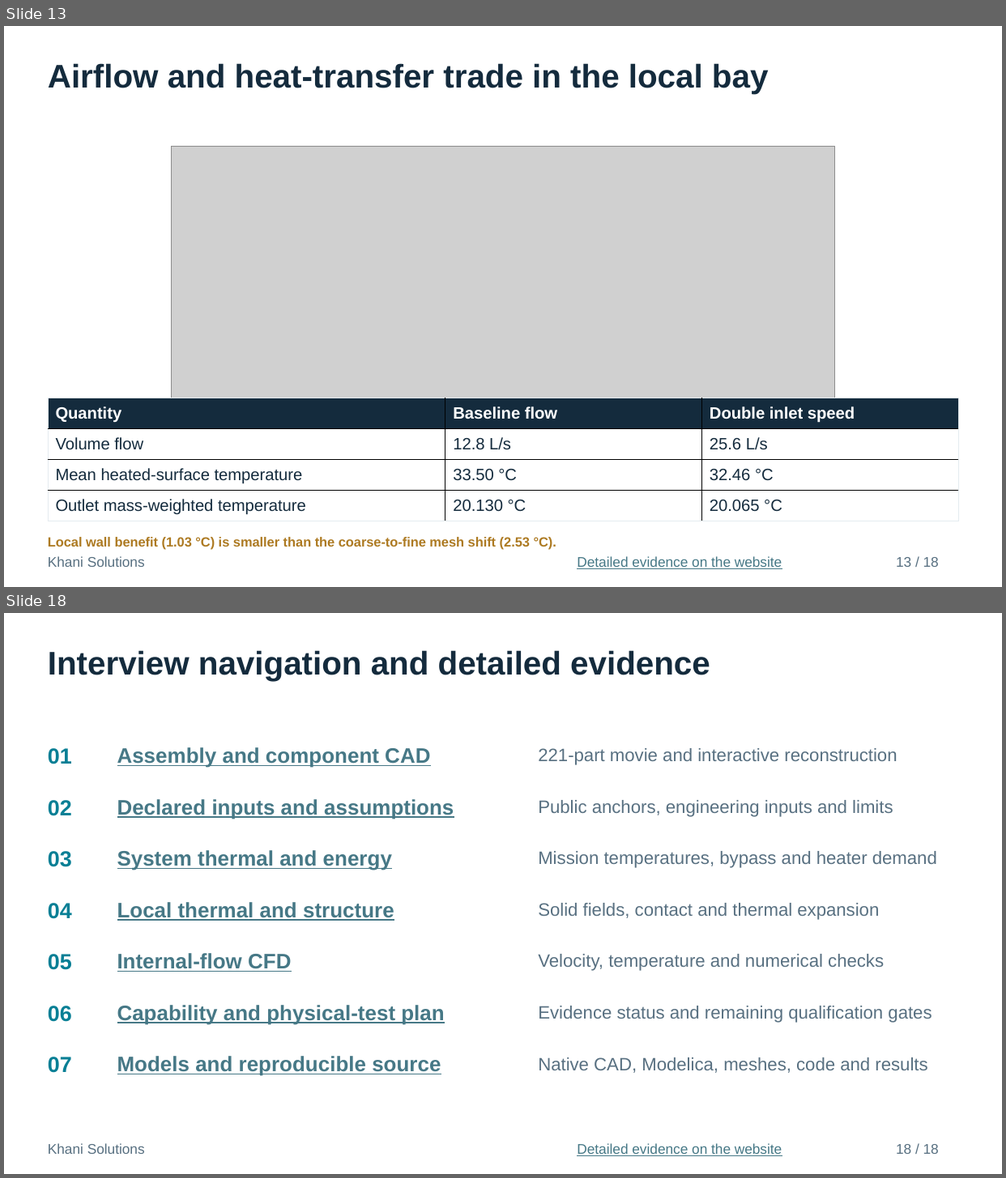
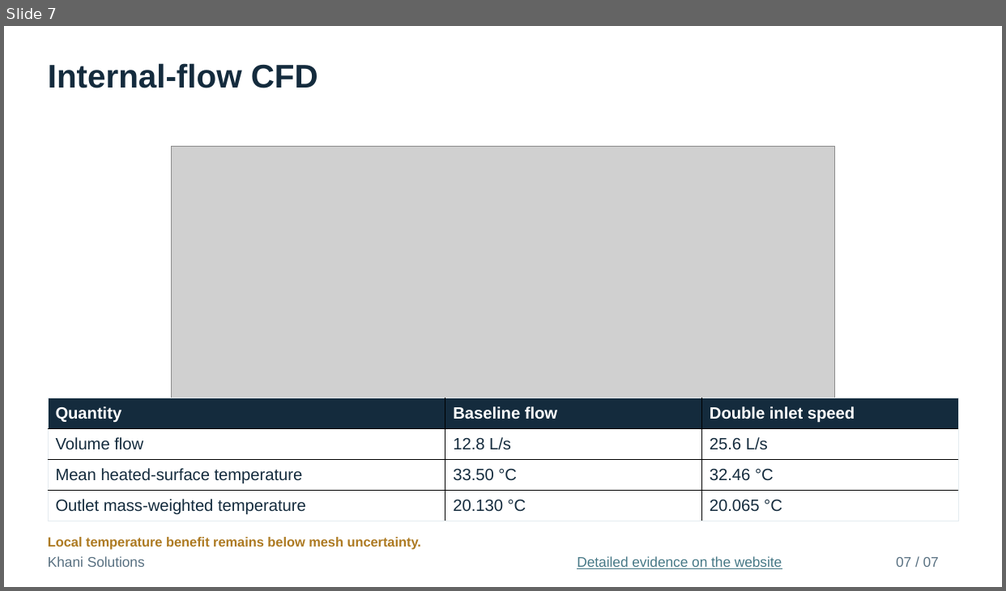
Before and after one commit to mrkhani88/khani-solutions-site, a slide deck: assets/studies/vast-haven-1/interview/Haven1_Thermal_Engineering_Interview.pptx. Shown one above the other, each under a label of ours: slides 13 and 18 before the commit, slide 7 after it; the slides between them are not shown. The pictures are 1006x1178 and 1006x591 pixels, drawn with LibreOffice and Linux fonts; fonts in the diff are those of the drawing; grey boxes stand for pictures. Boxes give left, top, right and bottom in pixels: in the first picture for what was removed or moved away, otherwise in the second. Text is boxed around its words. In the diff, an @@ line names an element or a change of style, - is before the commit and + after.

```diff
--- a/assets/studies/vast-haven-1/interview/Haven1_Thermal_Engineering_Interview.pptx
+++ b/assets/studies/vast-haven-1/interview/Haven1_Thermal_Engineering_Interview.pptx
@@ slide 18 removed at (4, 613, 1002, 1174), background #FFFFFF @@
@@ text removed at (48, 650, 710, 681) @@
-Interview navigation and detailed evidence
@@ text removed at (48, 748, 72, 764) @@
-01
@@ text removed at (117, 747, 430, 768) @@
-Assembly and component CAD
@@ text removed at (538, 748, 897, 765) @@
-221-part movie and interactive reconstruction
@@ text removed at (48, 800, 72, 816) @@
-02
@@ text removed at (117, 799, 454, 820) @@
-Declared inputs and assumptions
@@ text removed at (538, 800, 893, 817) @@
-Public anchors, engineering inputs and limits
@@ text removed at (48, 851, 72, 867) @@
-03
@@ text removed at (117, 850, 392, 871) @@
-System thermal and energy
@@ text removed at (538, 851, 937, 868) @@
-Mission temperatures, bypass and heater demand
@@ text removed at (48, 903, 72, 919) @@
-04
@@ text removed at (117, 902, 394, 921) @@
-Local thermal and structure
@@ text removed at (538, 903, 879, 920) @@
-Solid fields, contact and thermal expansion
@@ text removed at (48, 954, 72, 970) @@
-05
@@ text removed at (117, 953, 291, 972) @@
-Internal-flow CFD
@@ text removed at (538, 954, 884, 971) @@
-Velocity, temperature and numerical checks
@@ text removed at (48, 1006, 72, 1022) @@
-06
@@ text removed at (117, 1005, 444, 1025) @@
-Capability and physical-test plan
@@ text removed at (538, 1006, 931, 1023) @@
-Evidence status and remaining qualification gates
@@ text removed at (48, 1057, 72, 1073) @@
-07
@@ text removed at (117, 1056, 441, 1076) @@
-Models and reproducible source
@@ text removed at (538, 1058, 927, 1073) @@
-Native CAD, Modelica, meshes, code and results
@@ text removed at (48, 1144, 145, 1154) @@
-Khani Solutions
@@ text removed at (577, 1144, 782, 1157) @@
-Detailed evidence on the website
@@ text removed at (896, 1144, 939, 1154) @@
-18 / 18
@@ what was slide 13 is now slide 7 @@
@@ slide 7 changed as well @@
@@ text at (48, 63, 318, 88): text changed @@
-Airflow and heat-transfer trade in the local bay
+Internal-flow CFD
@@ text at (48, 537, 421, 550): text changed @@
-Local wall benefit (1.03 °C) is smaller than the coarse-to-fine mesh shift (2.53 °C).
+Local temperature benefit remains below mesh uncertainty.
@@ text at (896, 557, 939, 567): text changed @@
-13 / 18
+07 / 07
```
Also in this commit, not shown: 5 other slides changed, 1 slide added, 11 other slides removed, 4 other files.
